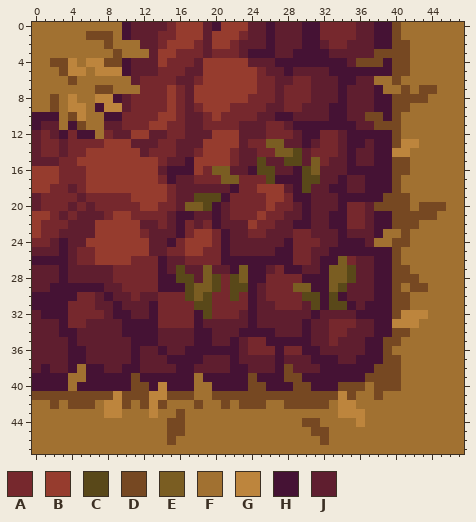
Two versions of one pixel-art sprite, src/public/assets/images/tiles/nw.png. That is the earlier state.
The file is 48x48 pixels. Colours within 5 levels of each other are drawn and written as one.
Palette (. is transparent): A #76282d  B #963c2e  C #594819  D #764822  E #7a5d22  F #a17131  G #bd853d  H #451234  J #5f1e2f
Pixels before, first column x 0:
 0 FFFFFFFFFFHJJJJABBBJHBBBJJHJJJHHAAAAJJHHDFFFFFFF
 1 FFFFFFDDDFHJJJAABBBJBBBAJJHJJJHHAAAAJJHHDFFFFFFF
 2 FFFFFFFFDFFFJJABBBAJBBAJJJHJJJHHJAAJJJHHDDFFFFFF
 3 FFFFFFFFFDFFFJBBAAAJAAAJHHHJJHHHHJJJJJDDDDFFFFFF
 4 FFDDGFGGDDHJJJBAAAJBBBBBJJJHHHHHHHHJDDDHDDFFFFFF
 5 FFFDGGFGGGHJJJAAAJJBBBBBBAJJHJJJJHHHHHHHDDFFFFFF
 6 FFFFDFFFFFFJAAAAJJABBBBBBAAJJAAJJJHHJJFFDFFFFFFF
 7 FFFFFFFDDFFFAAABAJBBBBBBBAAJAAAJJJHJJJHFFDFDDFFF
 8 FFDFGFFGGHJAAAABAJBBBBBBAAAJAAAJJJHJJJHHDDDDFFFF
 9 FFDFGGFHGGJAAAABAJABBBAAAAJJAAJJJHHJJJHHDDFFFFFF
10 HHHFDGFFHHAAAABBAJJABAAAAJJHHJJJJHHJJDDHDFFFFFFF
11 HJJFHDFFJJAAABBAAJJAAAAJJJAAJHHHHHHHJJDDDFFFFFFF
12 JAJHAHHFAJJBBJJAAJJJBBBJJJAAAJHHAAJHHHHHDFFFFFFF
13 JAAJAAAABBBJJJAAJJJBBBBJAAEEJJHJAAJHHJHHDGGFFFFF
14 JAAJAABBBBBBJAAAJJABBBAJJAAEECJAAAJHJJHHGGFFFFFF
15 JJJAABBBBBBBBBAJJHBBBBAJJCJJCCJEAJJHJJHHDDFFFFFF
16 BBBAAABBBBBBBBJHHHBAEEJJHCCJJHCEJJJHHHHHDDFFFFFF
17 BBBAAABBBBBBBBAHJJAAAEEAAACHHHCCJJHJJHHHDFFFFFFF
18 BBAAJABBBBBBBBBAJJJJJJHAABBBJHCJJHHJJHHHDFFFFFFF
19 JAAAAJAAAAABBBBAJJCCCHAAAABBAHHJJJHHHHHDDDFFFFFF
20 JAAAJAJAAAAABBAAJEECHJAAAABAAJHJJJHAAJDDDDFDDDFF
21 BBAJAJJJABBAAAAJHHJJHJAAABAAJJHJJHHAAJHHDDDDDFFF
22 BAAAJJJBBBBBJJAJHAJAHJJJBAAJJHHJJHHAAJHHDDDFFFFF
23 BAAJJJJBBBBBAJJJHABBAHJJAAJJJAAJJJHJJJHFFDFFFFFF
24 AAJHJJBBBBBBBJJHABBBAHJJJJJJHAAAJJHHHJFFDDFFFFFF
25 JJJHJAABBBBBBJJAABBAAHJJJJJHHAAJJHHHHHHHDFFFFFFF
26 HHHHJAABBBBAAAHJJAAAAHHHHHHHHAAJHHEAJJHHDFFFFFFF
27 JJJHJJJJJAAAAAHJCJJEJJHEHHJAHHJJHEECJJHHDDFFFFFF
28 JJJHJJJJJAAAAAHHCCJECACEHHAAAAHHHEECJJHHDDDFFFFF
29 JJHHHHHHJJAAAAHHHCEECACCHJAAAEEHHECJJJHHDFDDFFFF
30 HHHHHAAJHJJAJJAAACECAACAHJAAAACCHCHJJJHHDDFFFFFF
31 HHHHAAAJJHJJJHAAAACCAAAAHJJAAAJCHCCHJHHHDDFFFFFF
32 JHHHAAAAJHHJJHAAAAHCAAAJHJJJJJJHJJJJHHHHDGGGFFFF
33 JJJHAAJJJJHHHHAAAAHJJJJJHJJJJJHJJAAAJJHHGGGFFFFF
34 JJJHHJJJJJHHHHJJJJHHJJJHHHHJJJHJJAAJJJHHDDFFFFFF
35 JJJJHJJJJJJHHHJJJJHHJJHJAAHHHHHJJAJJJHHDDFFFFFFF
36 JJJJHHJJJJJHJJHJJHHHHHHJAAAHAAHHJJJJJHHDFFFFFFFF
37 JJJJHHJJJJJHJJJHHHHJJJHJJJJHJJJHHHJJHHHDDFFFFFFF
38 JHJJHFHHJJHHJJJJHHJJJJHHJJJHDJJJHHHHHHDDDFFFFFFF
39 HHHHFFHHHHHDHHHHHHFHHHHHDHHHDDHHHHHHHDDDDFFFFFFF
40 HHHHFHHHHHHDDHGHHHFFHHHHDDHHHDDHHHDDDFDDDFFFFFFF
41 DDDDDDDDDGDDDGGDDDFFDDDDDDDDDDDDDDGDFFDFFFFFFFFF
42 FFDFDDDFGGDFDGDFFFDFFDFDDDFFDDDDDFGGFFFFFFFFFFFF
43 FFFFFFFFGGFFFGFFDFFFFFFFFFFFFFFFFFGGGFFFFFFFFFFF
44 FFFFFFFFFFFFFFFDDFFFFFFFFFFFFFDDFFFFGFFFFFFFFFFF
45 FFFFFFFFFFFFFFFDDFFFFFFFFFFFFFFDDFFFFFFFFFFFFFFF
46 FFFFFFFFFFFFFFFDFFFFFFFFFFFFFFFFDFFFFFFFFFFFFFFF
47 FFFFFFFFFFFFFFFFFFFFFFFFFFFFFFFFFFFFFFFFFFFFFFFF
And afterwards:
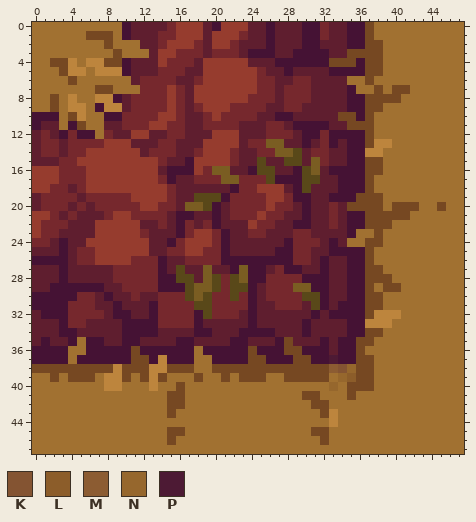
Colours new in this view: K #845432  L #8c5d2a  M #8c5c32  N #96672d  P #4d1a34
Changes in this commit:
y 0..1: x 33..40 AAAJJHHD -> JJHHDFFF
y 2: x 33..41 AAJJJHHDD -> JJHHDDFFF
y 3: x 35..37 JJJ -> DDD; x 39..41 DDD -> FFF
y 4: x 33..36 HHJD -> DDDH; x 39..41 HDD -> FFF
y 5: x 37..41 HHHDD -> DDFFF
y 6: x 34..37 HHJJ -> JFFD; x 40 D -> F
y 7: x 34..38 HJJJH -> JHFFD; x 40 F -> D; x 43..44 DD -> FF
y 8: x 34..39 HJJJHH -> JHHDDD; x 41..43 DDD -> FFF
y 9: x 33..41 HHJJJHHDD -> JJHHDDFFF
y 10: x 33..36 HHJJ -> JDDH; x 38..40 DHD -> FFF
y 11: x 33..40 HHHJJDDD -> JJDDDFFF
y 12: x 33..34 AJ -> HH; x 37..40 HHHD -> DFFF
y 13: x 33 A -> H; x 37..42 JHHDGG -> DGGFFF
y 14: x 33 A -> J; x 36..41 JJHHGG -> HGGFFF
y 15: x 36..41 JJHHDD -> HDDFFF
y 16: x 33..34 JJ -> HH; x 37..41 HHHDD -> DDFFF
y 17: x 35..40 JJHHHD -> HHDFFF
y 18: x 33 H -> J; x 35..40 JJHHHD -> HHDFFF
y 19: x 33 J -> H; x 36..41 HHHDDD -> DDDFFF
y 20: x 33..37 JHAAJ -> AJDDD; x 39 D -> F; x 42..44 FDD -> DFF
y 21: x 33..39 HHAAJHH -> AJHHDDD; x 42..44 DDD -> FFF
y 22: x 33..42 HHAAJHHDDD -> AJHHDDDFFF
y 23: x 34..38 HJJJH -> JHFFD; x 41 D -> F
y 24: x 33..38 JHHHJF -> HJFFDD; x 40..41 DD -> FF
y 25: x 37..40 HHHD -> DFFF
y 26: x 33..40 HEAJJHHD -> JJHHDFFF
y 27: x 33..41 EECJJHHDD -> JJHHDDFFF
y 28: x 33..42 EECJJHHDDD -> JJHHDDDFFF
y 29: x 33..39 ECJJJHH -> JJHHDFD; x 42..43 DD -> FF
y 30: x 33..41 CHJJJHHDD -> JJHHDDFFF
y 31: x 33..34 CC -> JH; x 36..41 JHHHDD -> HDDFFF
y 32: x 33..35 JJJ -> HHH; x 37..43 HHHDGGG -> DGGGFFF
y 33: x 33..42 AAAJJHHGGG -> JJHHGGGFFF
y 34: x 33..41 AAJJJHHDD -> JJHHDDFFF
y 35: x 1 J -> H; x 5..7 JJJ -> FHH; x 10 J -> H; x 12..13 HH -> JJ; x 16..19 JJHH -> HHJJ; x 23..26 JAAH -> HJJJ; x 28..30 HHH -> DJJ; x 32..40 JAJJJHHDD -> HJHHDDFFF
y 36: x 0..13 JJJJHHJJJJJHJJ -> HHHHFFHHHHHDHH; x 15..16 JJ -> HH; x 18 H -> F; x 23..26 JAAA -> HDHH; x 28..29 AA -> DD; x 32 J -> H; x 34..39 JJJHHD -> HHDFFF
y 37: x 0..4 JJJJH -> HHHHF; x 6..14 JJJJJHJJJ -> HHHHHDDHG; x 18..21 HJJJ -> FFHH; x 23..26 JJJJ -> HDDH; x 28..30 JJJ -> HDD; x 33..40 HJJHHHDD -> PHHDDFFF
y 38: x 0..27 JHJJHFHHJJHHJJJJHHJJJJHHJJJH -> DDDDDDDDDGDDDGGDDDFFDDDDDDDD; x 29..40 JJJHHHHHHDDD -> DDDDMKNDDFFF
y 39: x 0..23 HHHHFFHHHHHDHHHHHHFHHHHH -> FFDFDDDFGGDFDGDFFFDFFDFD; x 25..27 HHH -> DFF; x 30..36 HHHHHHH -> DDDFNLD; x 38..40 DDD -> FFF
y 40: x 0..3 HHHH -> FFFF; x 5..17 HHHHHHDDHGHHH -> FFFGGFFFGFFDF; x 20..34 HHHHDDHHHDDHHHD -> FFFFFFFFFFFFFNF; x 37..40 FDDD -> DFFF
y 41: x 0..14 DDDDDDDDDGDDDGG -> FFFFFFFFFFFFFFF; x 17 D -> F; x 20..29 DDDDDDDDDD -> FFFFFFFFFF; x 32..34 DDG -> FFF; x 38 D -> F
y 42: x 2 D -> F; x 4..6 DDD -> FFF; x 8..10 GGD -> FFF; x 12..16 DGDFF -> FFFDD; x 18 D -> F; x 21 D -> F; x 23..25 DDD -> FFF; x 28..30 DDD -> FFF; x 34..35 GG -> FF
y 43: x 8..9 GG -> FF; x 13 G -> F; x 15..16 FD -> DF; x 32..36 FFGGG -> DGFFF
y 44: x 15..16 DD -> FF; x 30..31 DD -> FF; x 33 F -> G; x 36 G -> F
Pixel boxes of the changes (left, top, right, bottom) in both pictures:
changed: (32, 22, 437, 427)
